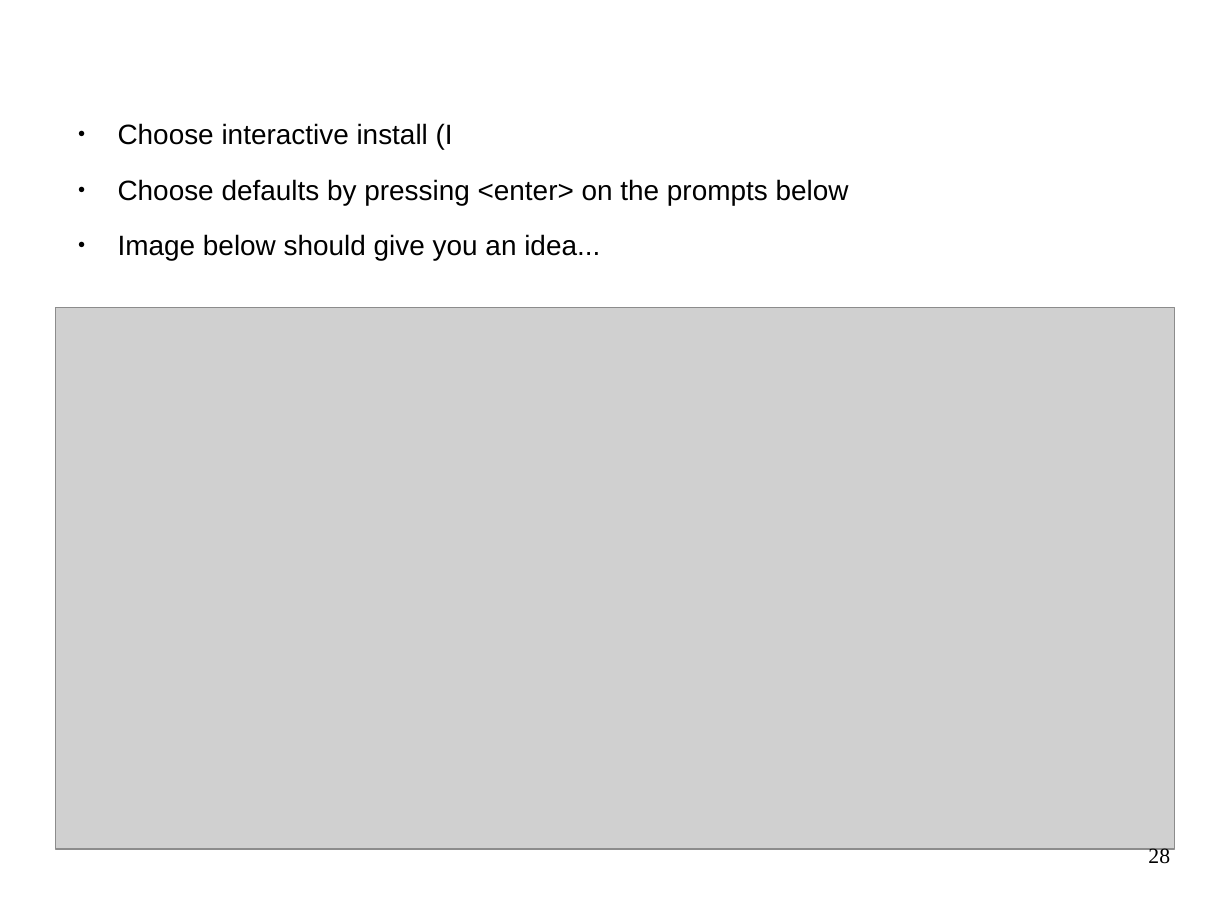
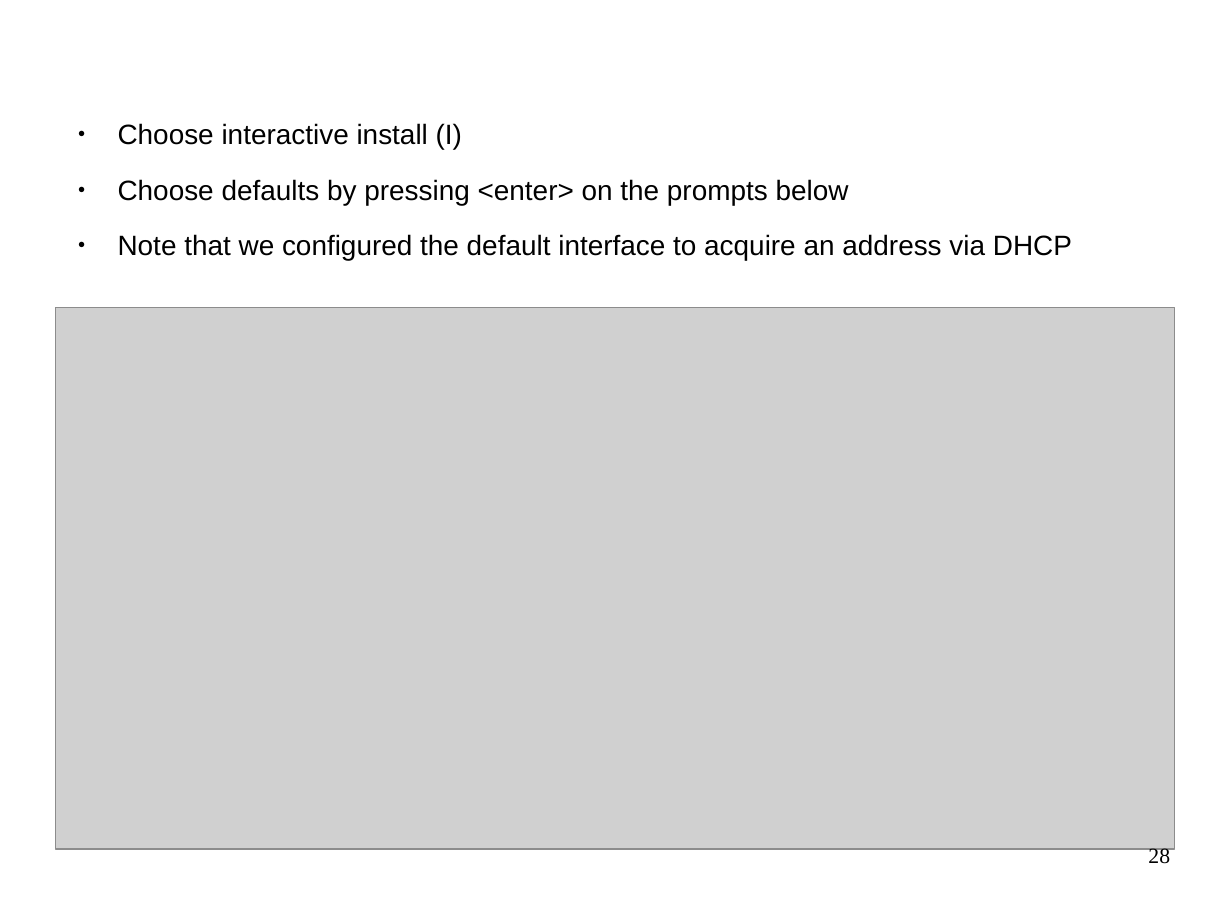
Before and after one commit to afnog/sse, a slide deck: slide 28 of virtualisation/docs/sse-virtualization-overview-2014.odp. Drawn at 1232x924 pixels with LibreOffice and Linux fonts; fonts in the diff are those of the drawing; grey boxes stand for pictures. Boxes give left, top, right and bottom in pixels: in the first picture for what was removed or moved away, otherwise in the second. Text is boxed around its words. In the diff, an @@ line names an element or a change of style, - is before the commit and + after.

```diff
--- a/virtualisation/docs/sse-virtualization-overview-2014.odp
+++ b/virtualisation/docs/sse-virtualization-overview-2014.odp
@@ text at [118, 123, 462, 149]: text changed @@
-● Choose interactive install (I
+● Choose interactive install (I)
@@ text at [118, 234, 1072, 260]: text changed @@
-● Image below should give you an idea...
+● Note that we configured the default interface to acquire an address via DHCP
```
Also in this commit, not shown: 14 other slides changed, 1 other file.
